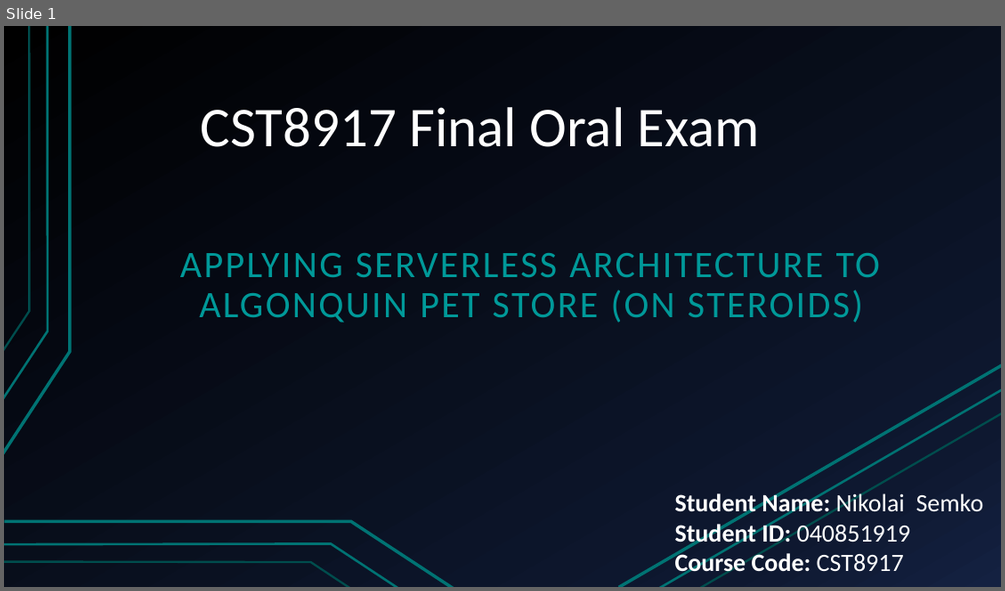
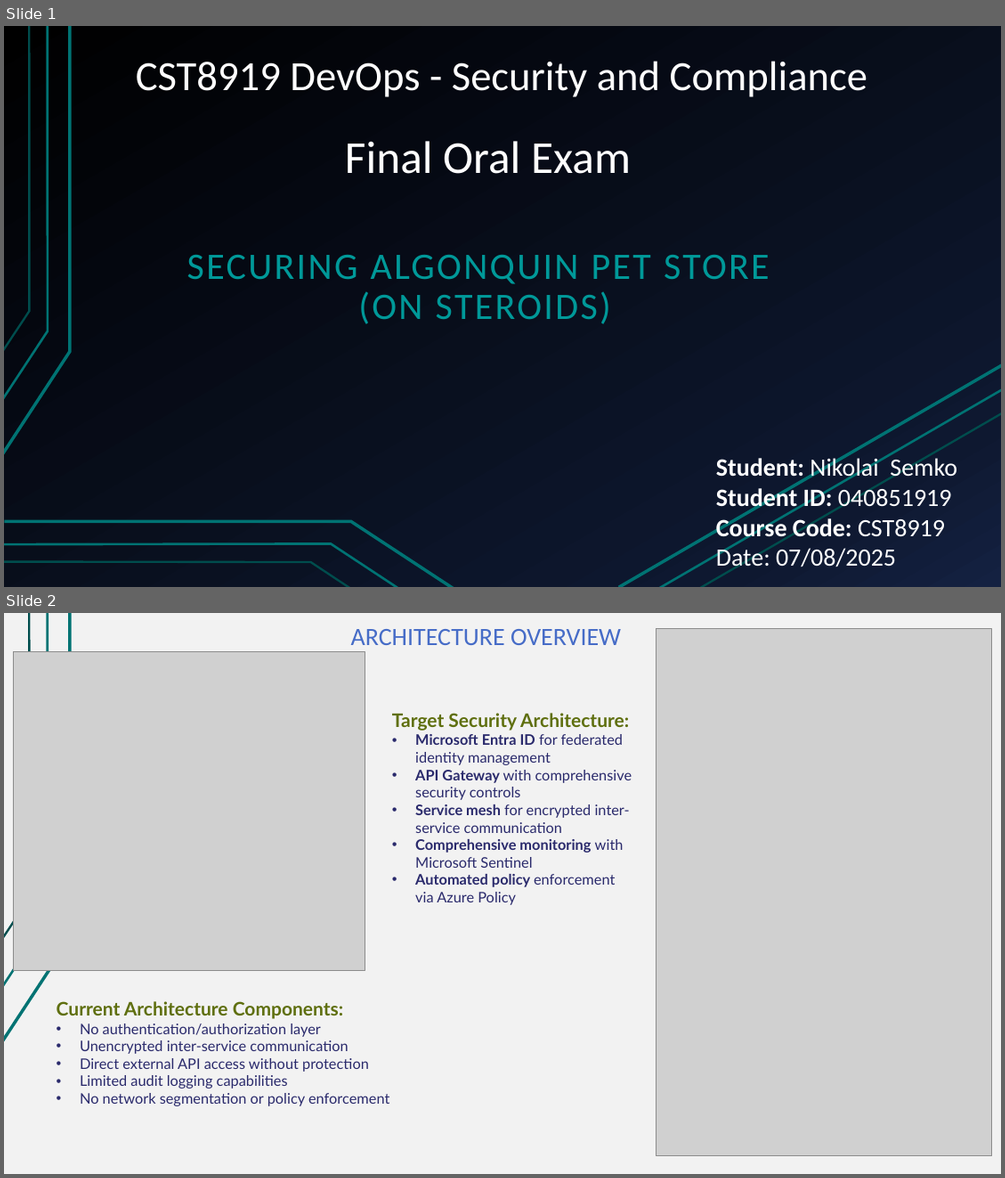
Before and after one commit to Nikolai-Semko/CST8919_Final_Oral_Exam, a slide deck: CST8919_Final_Oral_Exam_Presentation.pptx. Shown one above the other, each under a label of ours: slide 1 before the commit, slides 1 and 2 after it. The pictures are 1005x591 and 1005x1178 pixels, drawn with LibreOffice and Linux fonts; fonts in the diff are those of the drawing; grey boxes stand for pictures. Boxes give left, top, right and bottom in pixels: in the first picture for what was removed or moved away, otherwise in the second. Text is boxed around its words. In the diff, an @@ line names an element or a change of style, - is before the commit and + after.

```diff
--- a/CST8919_Final_Oral_Exam_Presentation.pptx
+++ b/CST8919_Final_Oral_Exam_Presentation.pptx
@@ slide 2 added at (x1=4, y1=613, x2=1001, y2=1174), background #F2F2F2; not listed: 3 template elements that a slide beside it also shows @@
@@ text added at (x1=351, y1=629, x2=621, y2=645), 24 pt, text #466CC7 @@
+ARCHITECTURE OVERVIEW
@@ picture added at (x1=655, y1=629, x2=991, y2=1156) @@
@@ picture added at (x1=14, y1=652, x2=365, y2=970) @@
@@ text added at (x1=392, y1=713, x2=632, y2=905), 14 pt, text #2A2A6C @@
+Target Security Architecture:
+• Microsoft Entra ID for federated identity management
+• API Gateway with comprehensive security controls
+• Service mesh for encrypted inter-service communication
+• Comprehensive monitoring with Microsoft Sentinel
+• Automated policy enforcement via Azure Policy
@@ text added at (x1=57, y1=1001, x2=389, y2=1106), 14 pt, text #2A2A6C @@
+Current Architecture Components:
+• No authentication/authorization layer
+• Unencrypted inter-service communication
+• Direct external API access without protection
+• Limited audit logging capabilities
+• No network segmentation or policy enforcement
@@ slide 1 changed as well @@
@@ title added at (x1=136, y1=61, x2=867, y2=97), 40 pt, text #FFFFFF @@
+CST8919 DevOps - Security and Compliance
@@ text "Final Oral Exam" at (x1=345, y1=141, x2=631, y2=174): vertical alignment bottom to top @@
@@ text at (x1=345, y1=141, x2=631, y2=174): text changed; size 54 to 44 pt @@
-CST8917 Final Oral Exam
+Final Oral Exam
@@ subtitle at (x1=187, y1=255, x2=769, y2=324): text changed @@
-APPLYING SERVERLESS ARCHITECTURE TO ALGONQUIN PET STORE (ON STEROIDS)
+SECURING ALGONQUIN PET STORE
+(ON STEROIDS)
@@ text at (x1=716, y1=455, x2=957, y2=572): text changed; bold off @@
-Student Name: Nikolai Semko
-Student ID: 040851919
-Course Code: CST8917
+Student: Nikolai Semko
+Student ID: 040851919
+Course Code: CST8919
+Date: 07/08/2025
```
Also in this commit, not shown: 8 other slides added, 10 slides removed, 1 other file.
